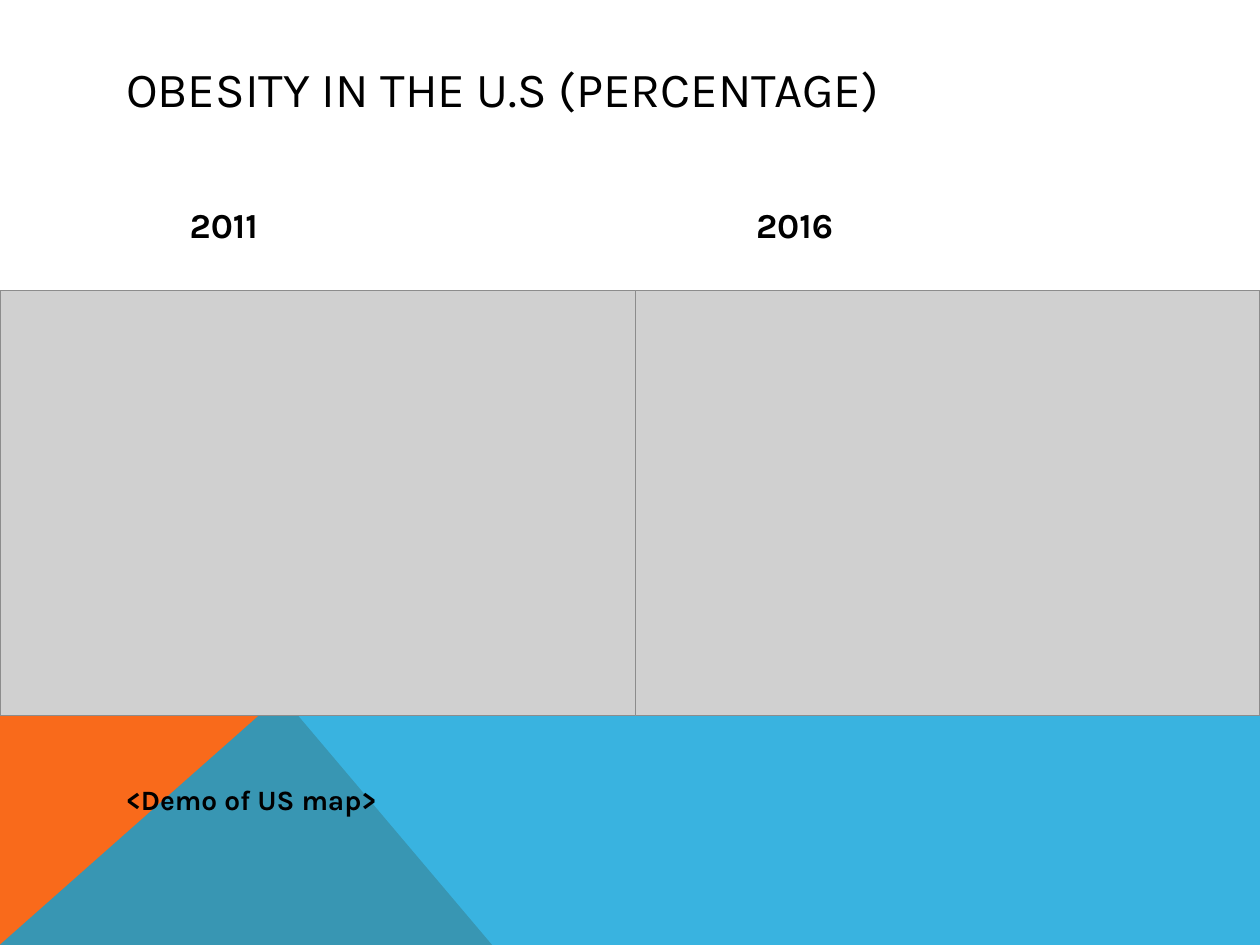
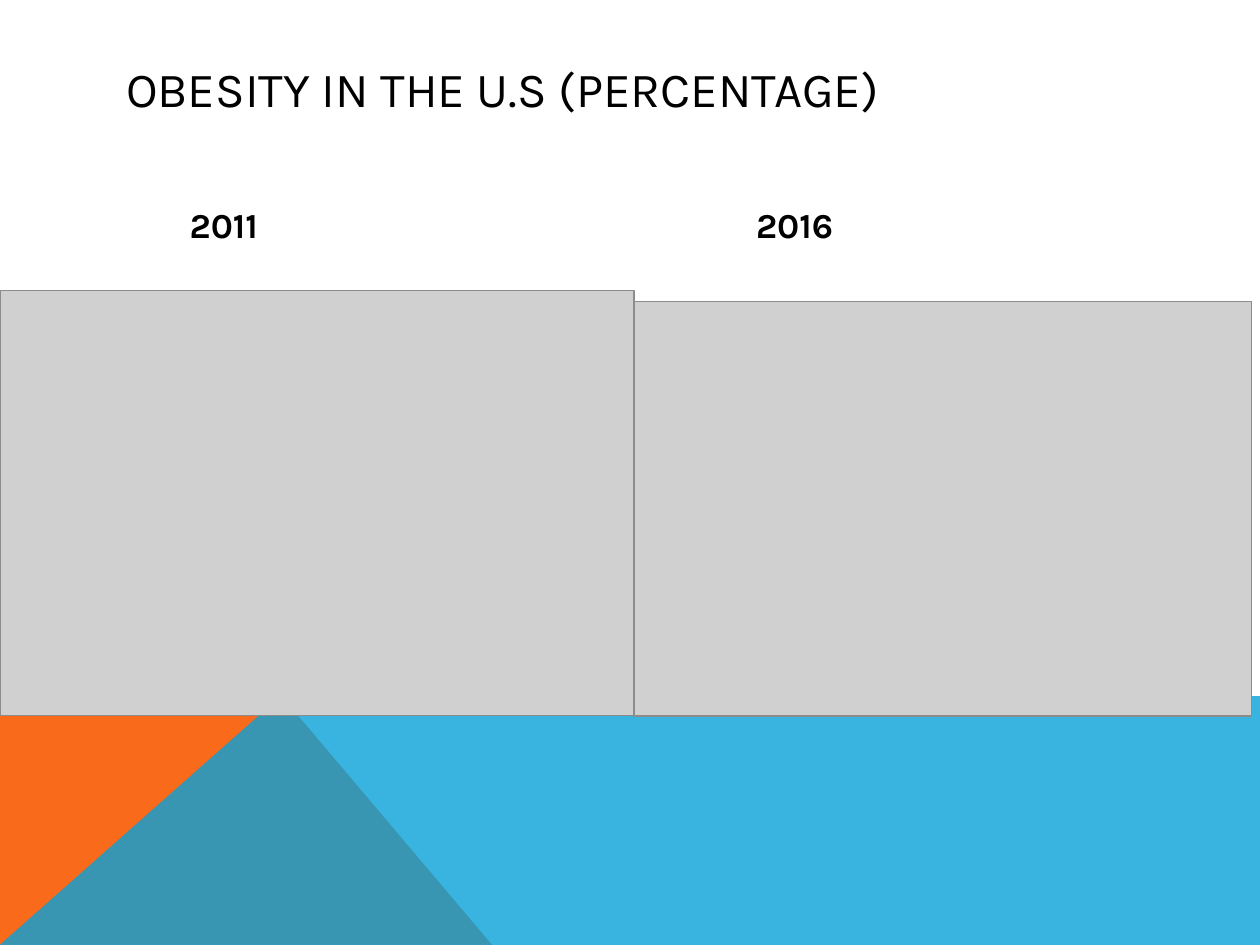
Before and after one commit to lkim016/Demo, a slide deck: slide 4 of Presentation1.pptx. Drawn at 1260x945 pixels with LibreOffice and Linux fonts; fonts in the diff are those of the drawing; grey boxes stand for pictures. Boxes give left, top, right and bottom in pixels: in the first picture for what was removed or moved away, otherwise in the second. Text is boxed around its words. In the diff, an @@ line names an element or a change of style, - is before the commit and + after.

```diff
--- a/Presentation1.pptx
+++ b/Presentation1.pptx
@@ picture: place and size @@
-picture at box(626, 290, 1260, 716)
+picture at box(634, 301, 1251, 716)
@@ text at box(126, 784, 377, 816): paragraph removed @@
-<Demo of US map>
```
Also in this commit, not shown: 2 other slides changed.
